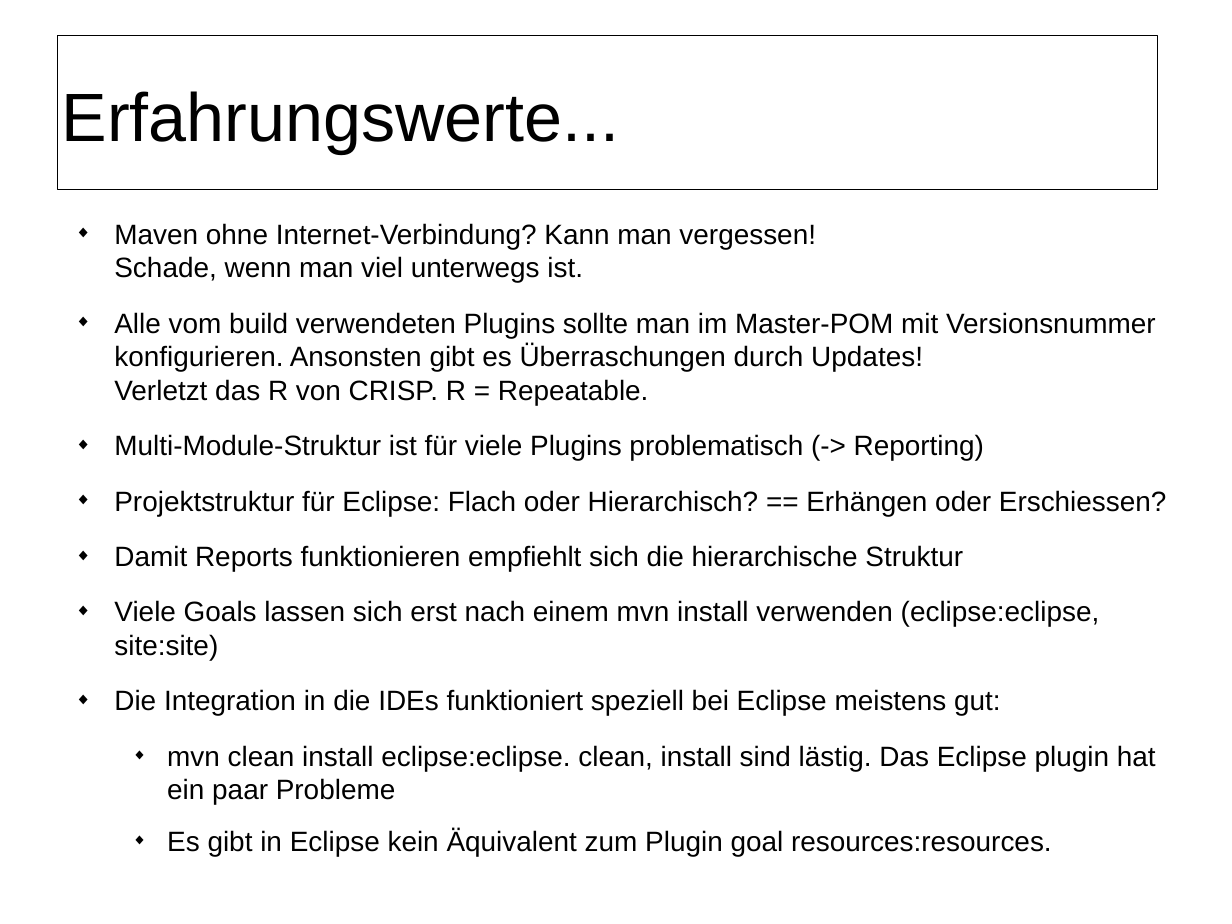
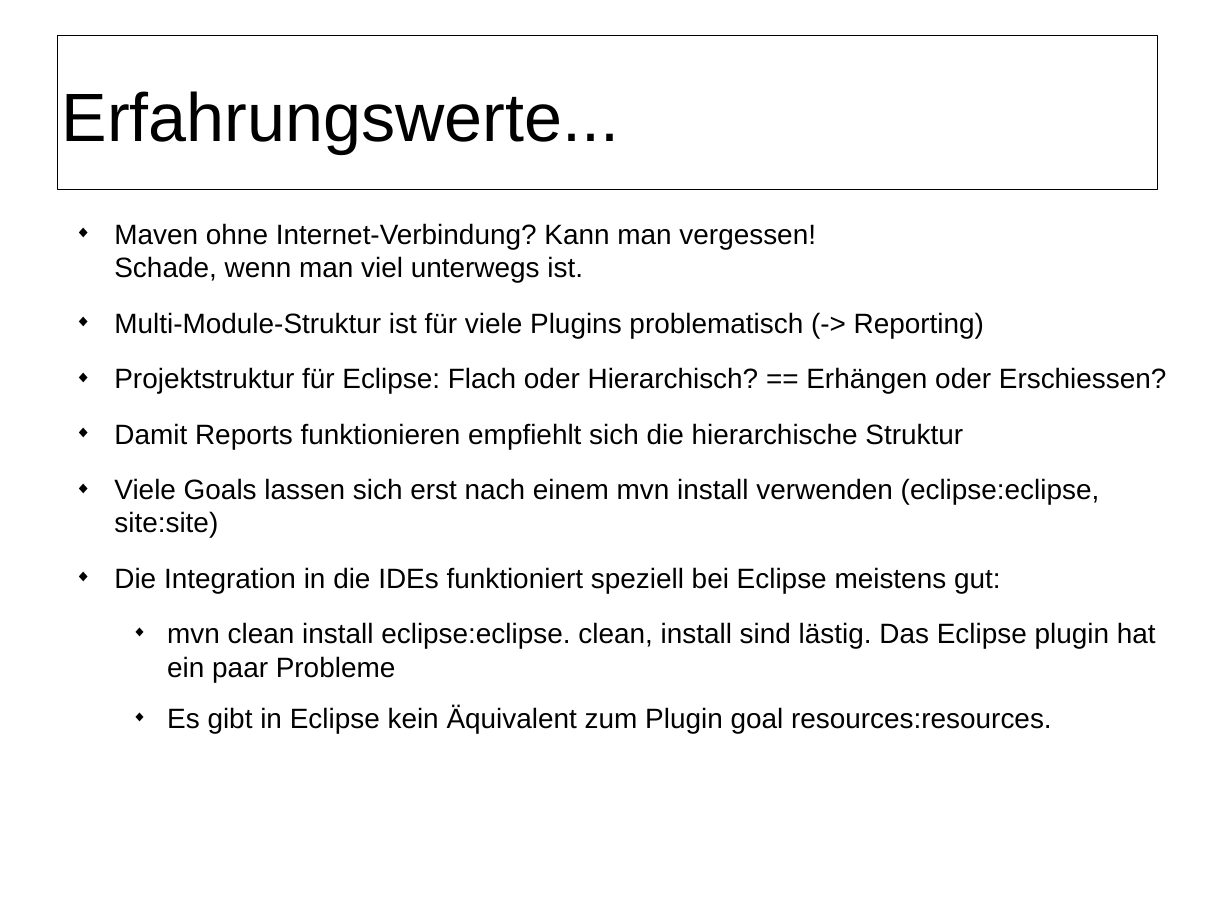
Before and after one commit to herrwieger/experttrainingbuildsystems, a slide deck: slide 20 of praesentationen/maven2.odp. Drawn at 1232x924 pixels with LibreOffice and Linux fonts; fonts in the diff are those of the drawing; background and template pictures are left out. Boxes give left, top, right and bottom in pixels: in the first picture for what was removed or moved away, otherwise in the second. Text is boxed around its words. In the diff, an @@ line names an element or a change of style, - is before the commit and + after.

```diff
--- a/praesentationen/maven2.odp
+++ b/praesentationen/maven2.odp
@@ text at [114,312,1156,405]: paragraph removed @@
-◆ Alle vom build verwendeten Plugins sollte man im Master-POM mit Versionsnummer konfigurieren. Ansonsten gibt es Überraschungen durch Updates!
-  Verletzt das R von CRISP. R = Repeatable.
```
Also in this commit, not shown: 10 other slides changed, 1 slide added, 1 slide removed.
